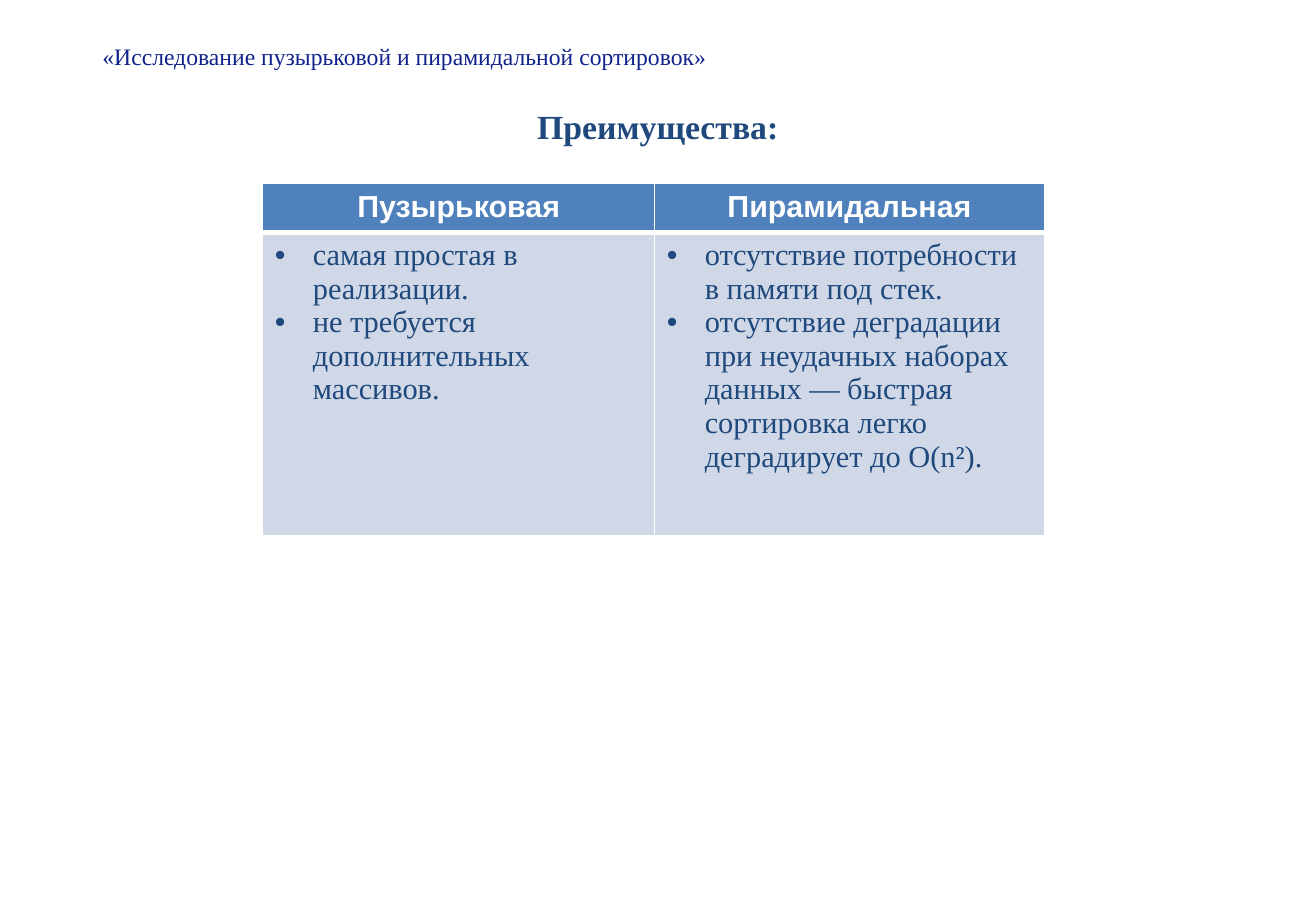
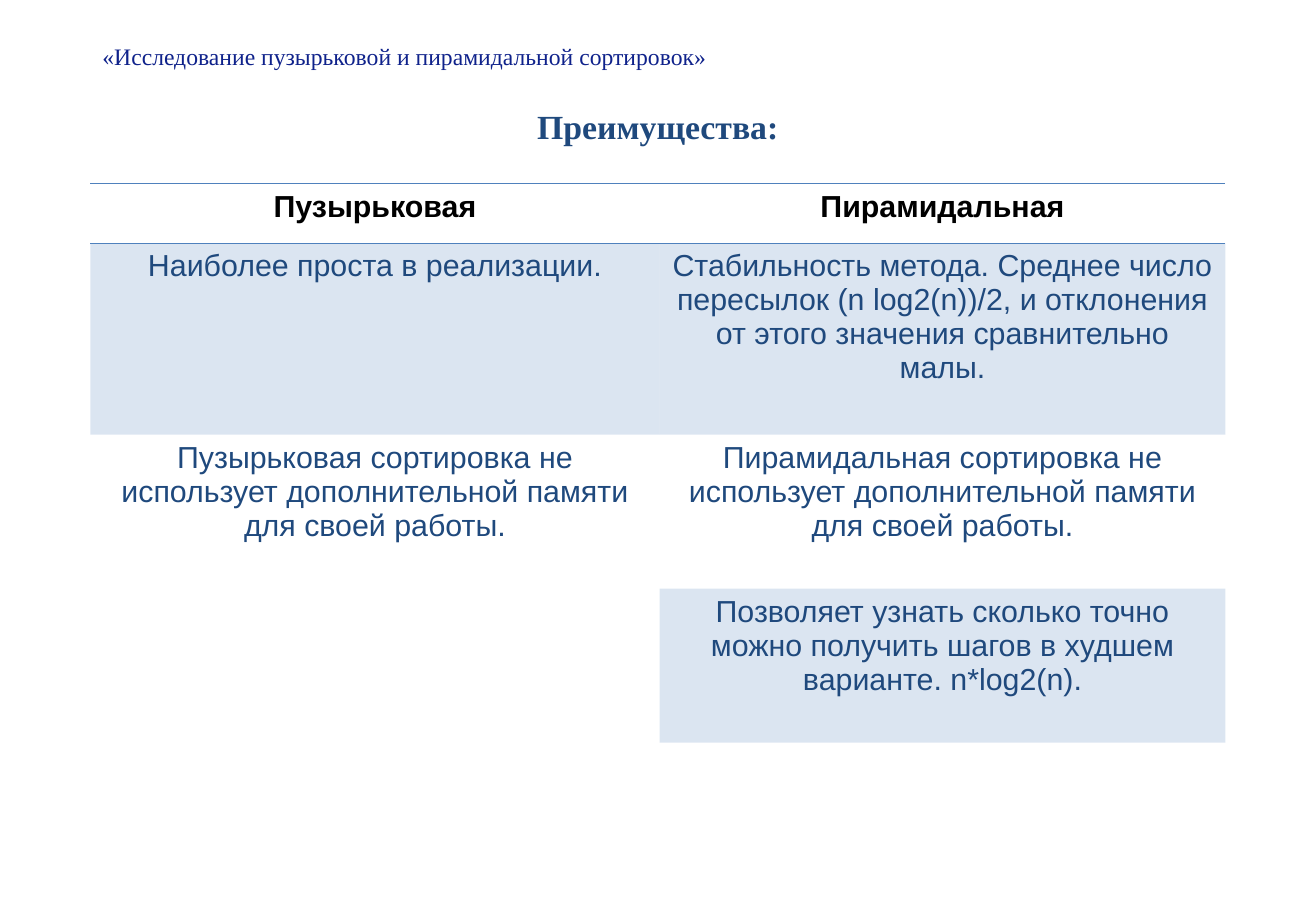
Before and after one commit to glukhovsa/TeamDz, a slide deck: slide 14 of Презентация.pptx (slide 13 before the commit). Drawn at 1316x911 pixels with LibreOffice and Linux fonts; fonts in the diff are those of the drawing. Boxes give left, top, right and bottom in pixels: in the first picture for what was removed or moved away, otherwise in the second. Text is boxed around its words. In the diff, an @@ line names an element or a change of style, - is before the commit and + after.

```diff
--- a/Презентация.pptx
+++ b/Презентация.pptx
@@ table at <box>90,183,1225,742</box> @@
-row 2: самая простая в реализации. / не требуется дополнительных массивов. | отсутствие потребности в памяти под стек. / отсутствие деградации при неудачных наборах данных — быстрая сортировка легко деградирует до O(n²).
+row 2: Наиболее проста в реализации. | Стабильность метода. Среднее число пересылок (n log2(n))/2, и отклонения от этого значения сравнительно малы.
+row 3: Пузырьковая сортировка не использует дополнительной памяти для своей работы. | Пирамидальная сортировка не использует дополнительной памяти для своей работы.
+row 4:  | Позволяет узнать сколько точно можно получить шагов в худшем варианте. n*log2(n).
@@ table: place and size @@
-table at <box>262,183,1044,535</box>
+table at <box>90,183,1225,742</box>
```
Also in this commit, not shown: 5 other slides changed, 5 slides added, 3 other files.
